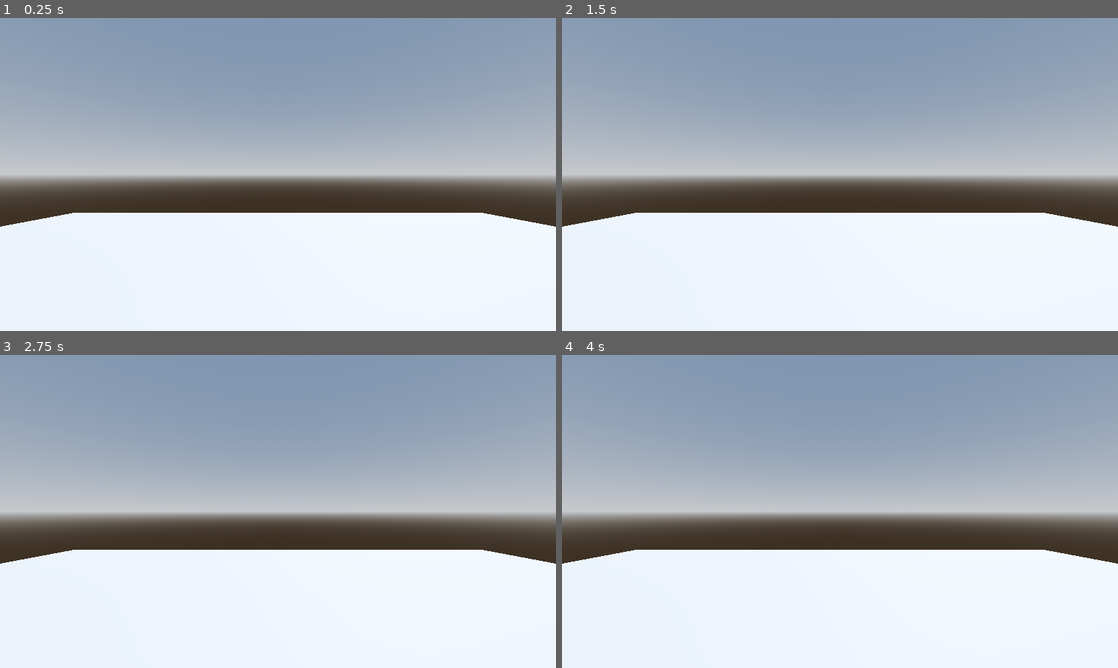
Above: before the commit, frames 1-4 (two rows, left to right).
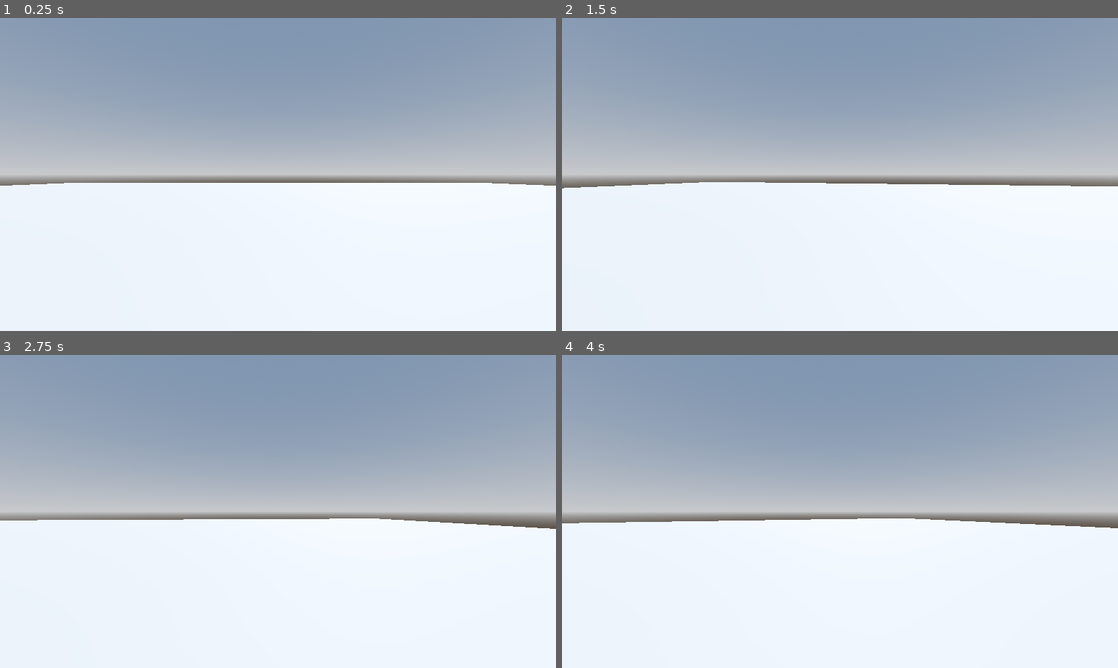
Above: after the commit, the same moments.

Repository: MateuszKosowski/Robo-Rampage
Game: Godot game, scene res://Levels/SandBox.tscn
Same seed, same stepped clock (60 frames per second), same inputs: the game is played once before the commit and once after it.
Inputs (mouse positions are in pixels of both pictures, inside the frame that each line leads up to):
- Up to frame 1 (0.25 s): no input
- Up to frame 2 (1.5 s): tap Enter at 0.5 s; move the mouse to (962, 158) at 0.52 s; hold D (move_right, bound only after the commit) 0.53-1.28 s; tap Space (jump, bound only after the commit) at 0.6, 0.77, 1.07, 1.35 s; move the mouse to (728, 190) at 1.27 s; hold S (move_down, bound only after the commit) from 1.28 s (still down)
- Up to frame 3 (2.75 s): tap Space (jump, bound only after the commit) at 1.52, 1.82, 2.1 s; move the mouse to (333, 442) at 2.02 s; release S (move_down, bound only after the commit) at 2.03 s; hold D (move_right, bound only after the commit) from 2.03 s (still down)
- Up to frame 4 (4 s): move the mouse to (812, 574) at 2.77 s; release D (move_right, bound only after the commit) at 2.78 s; hold W (move_up, bound only after the commit) 2.78-3.53 s; tap Space (jump, bound only after the commit) at 2.85, 3.02, 3.32, 3.6, 3.77 s; move the mouse to (1006, 558) at 3.52 s; hold A (move_left, bound only after the commit) from 3.53 s (still down)

The runs differ from the first frame. In frame 1, 10% of the frame differs, in the area x 0-100%, y 52-67%; in frame 2, 9.6%; in frame 3, 9.8%; in frame 4, 9.6%.

Commit message:
Add player

Diff:
--- a/Levels/SandBox.tscn
+++ b/Levels/SandBox.tscn
@@ -1,4 +1,6 @@
-[gd_scene load_steps=4 format=3 uid="uid://bp862pjk5lhma"]
+[gd_scene load_steps=5 format=3 uid="uid://bp862pjk5lhma"]
+
+[ext_resource type="PackedScene" uid="uid://bs3t737bkhsy5" path="res://Player/player.tscn" id="1_xay0v"]
 
 [sub_resource type="ProceduralSkyMaterial" id="ProceduralSkyMaterial_i85o8"]
 sky_horizon_color = Color(0.64625, 0.65575, 0.67075, 1)
@@ -27,5 +29,5 @@
 use_collision = true
 size = Vector3(64, 1, 64)
 
-[node name="Camera3D" type="Camera3D" parent="."]
-transform = Transform3D(1, 0, 0, 0, 1, 0, 0, 0, 1, 0, 6, 0)
+[node name="player" parent="." instance=ExtResource("1_xay0v")]
+transform = Transform3D(1, 0, 0, 0, 1, 0, 0, 0, 1, 0, 1, 0)
--- /dev/null
+++ b/Player/player.gd
@@ -0,0 +1,51 @@
+extends CharacterBody3D
+
+
+const SPEED = 5.0
+const JUMP_VELOCITY = 4.5
+
+# Get the gravity from the project settings to be synced with RigidBody nodes.
+var gravity: float = ProjectSettings.get_setting("physics/3d/default_gravity")
+var mouse_motion := Vector2.ZERO
+
+
+func _physics_process(delta: float) -> void:
+
+	handle_camera_rotation()
+
+	# Add the gravity.
+	if not is_on_floor():
+		velocity.y -= gravity * delta
+
+	# Handle jump.
+	if Input.is_action_just_pressed("jump") and is_on_floor():
+		velocity.y = JUMP_VELOCITY
+
+
+
+	# Get the input direction and handle the movement/deceleration.
+	# As good practice, you should replace UI actions with custom gameplay actions.
+	var input_dir := Input.get_vector("move_left", "move_right", "move_up", "move_down")
+	var direction := (transform.basis * Vector3(input_dir.x, 0, input_dir.y)).normalized()
+	if direction:
+		velocity.x = direction.x * SPEED
+		velocity.z = direction.z * SPEED
+	else:
+		velocity.x = move_toward(velocity.x, 0, SPEED)
+		velocity.z = move_toward(velocity.z, 0, SPEED)
+
+	move_and_slide()
+
+func _ready() -> void:
+	Input.mouse_mode = Input.MOUSE_MODE_CAPTURED
+
+func _input(event: InputEvent) -> void:
+	if event is InputEventMouseMotion:
+		if Input.mouse_mode == Input.MOUSE_MODE_CAPTURED:
+			mouse_motion = -event.relative * 0.001 #We have to use - value, because we want to move into the same direction
+	if event.is_action_pressed("ui_cancel"):
+		Input.mouse_mode = Input.MOUSE_MODE_VISIBLE
+
+func handle_camera_rotation() -> void:
+	rotate_y(mouse_motion.x)
+	mouse_motion = Vector2.ZERO
--- /dev/null
+++ b/Player/player.tscn
@@ -0,0 +1,19 @@
+[gd_scene load_steps=4 format=3 uid="uid://bs3t737bkhsy5"]
+
+[ext_resource type="Script" path="res://Player/player.gd" id="1_727it"]
+
+[sub_resource type="CapsuleMesh" id="CapsuleMesh_jgsey"]
+
+[sub_resource type="CapsuleShape3D" id="CapsuleShape3D_pewwj"]
+
+[node name="player" type="CharacterBody3D"]
+script = ExtResource("1_727it")
+
+[node name="MeshInstance3D" type="MeshInstance3D" parent="."]
+mesh = SubResource("CapsuleMesh_jgsey")
+
+[node name="CollisionShape3D" type="CollisionShape3D" parent="."]
+shape = SubResource("CapsuleShape3D_pewwj")
+
+[node name="Camera3D" type="Camera3D" parent="."]
+transform = Transform3D(1, 0, 0, 0, 1, 0, 0, 0, 1, 0, 0.3, 0)
--- a/project.godot
+++ b/project.godot
@@ -19,3 +19,31 @@
 
 window/size/viewport_width=1280
 window/size/viewport_height=720
+
+[input]
+
+jump={
+"deadzone": 0.5,
+"events": [Object(InputEventKey,"resource_local_to_scene":false,"resource_name":"","device":-1,"window_id":0,"alt_pressed":false,"shift_pressed":false,"ctrl_pressed":false,"meta_pressed":false,"pressed":false,"keycode":0,"physical_keycode":32,"key_label":0,"unicode":32,"echo":false,"script":null)
+]
+}
+move_down={
+"deadzone": 0.5,
+"events": [Object(InputEventKey,"resource_local_to_scene":false,"resource_name":"","device":-1,"window_id":0,"alt_pressed":false,"shift_pressed":false,"ctrl_pressed":false,"meta_pressed":false,"pressed":false,"keycode":0,"physical_keycode":83,"key_label":0,"unicode":115,"echo":false,"script":null)
+]
+}
+move_up={
+"deadzone": 0.5,
+"events": [Object(InputEventKey,"resource_local_to_scene":false,"resource_name":"","device":-1,"window_id":0,"alt_pressed":false,"shift_pressed":false,"ctrl_pressed":false,"meta_pressed":false,"pressed":false,"keycode":0,"physical_keycode":87,"key_label":0,"unicode":119,"echo":false,"script":null)
+]
+}
+move_left={
+"deadzone": 0.5,
+"events": [Object(InputEventKey,"resource_local_to_scene":false,"resource_name":"","device":-1,"window_id":0,"alt_pressed":false,"shift_pressed":false,"ctrl_pressed":false,"meta_pressed":false,"pressed":false,"keycode":0,"physical_keycode":65,"key_label":0,"unicode":97,"echo":false,"script":null)
+]
+}
+move_right={
+"deadzone": 0.5,
+"events": [Object(InputEventKey,"resource_local_to_scene":false,"resource_name":"","device":-1,"window_id":0,"alt_pressed":false,"shift_pressed":false,"ctrl_pressed":false,"meta_pressed":false,"pressed":false,"keycode":0,"physical_keycode":68,"key_label":0,"unicode":100,"echo":false,"script":null)
+]
+}
